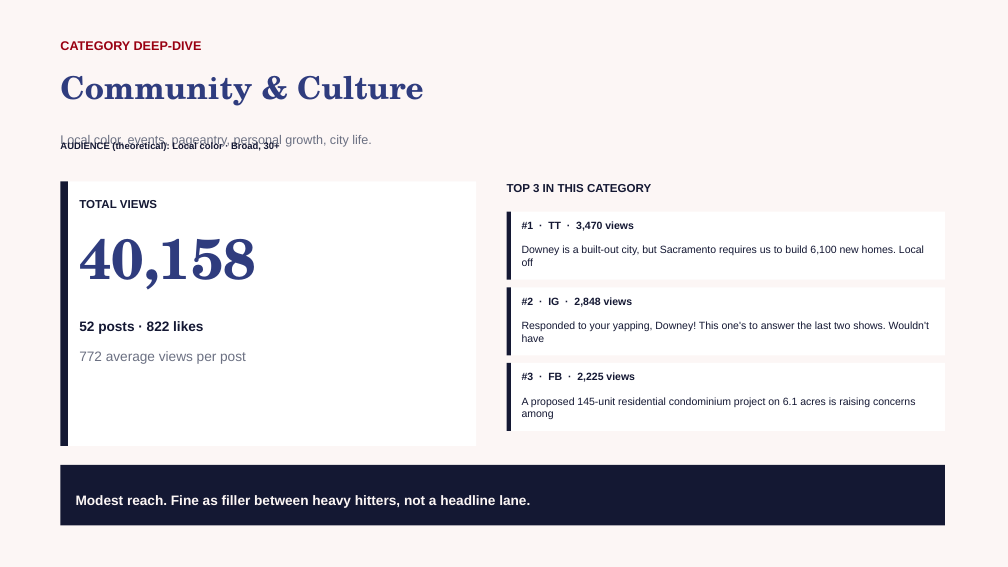
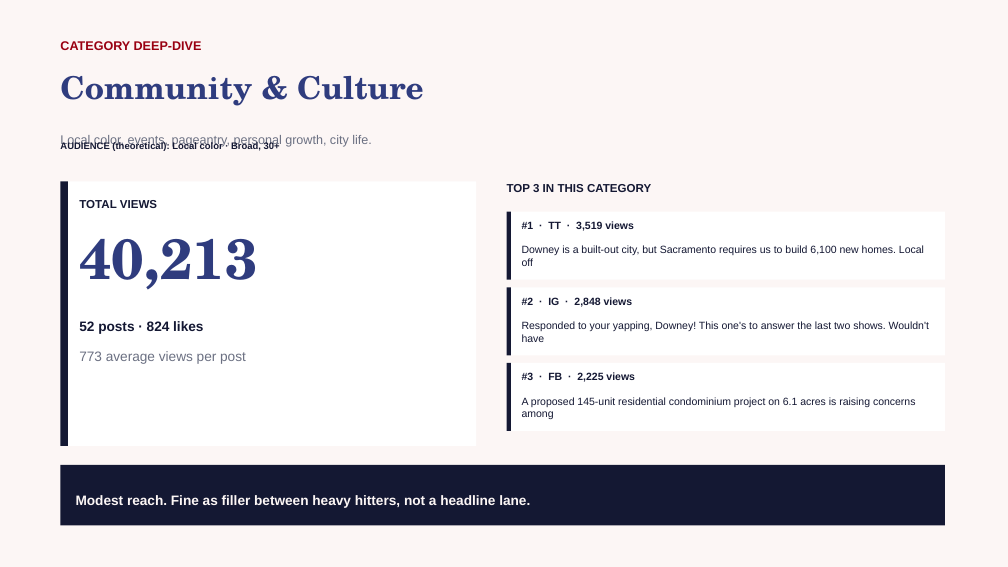
Before and after one commit to zvmmer/talking-downey-kpis, a slide deck: slide 13 of SPONSOR_CONTENT_REPORT.pptx. Drawn at 1008x567 pixels with LibreOffice and Linux fonts; fonts in the diff are those of the drawing. Boxes give left, top, right and bottom in pixels: in the first picture for what was removed or moved away, otherwise in the second. Text is boxed around its words. In the diff, an @@ line names an element or a change of style, - is before the commit and + after.

```diff
--- a/SPONSOR_CONTENT_REPORT.pptx
+++ b/SPONSOR_CONTENT_REPORT.pptx
@@ text at [79, 239, 257, 290]: text changed @@
-40,158
+40,213
@@ text at [522, 221, 634, 231]: text changed @@
-#1 · TT · 3,470 views
+#1 · TT · 3,519 views
@@ text at [79, 321, 203, 334]: text changed @@
-52 posts · 822 likes
+52 posts · 824 likes
```
Also in this commit, not shown: 10 other slides changed, 5 other files.
